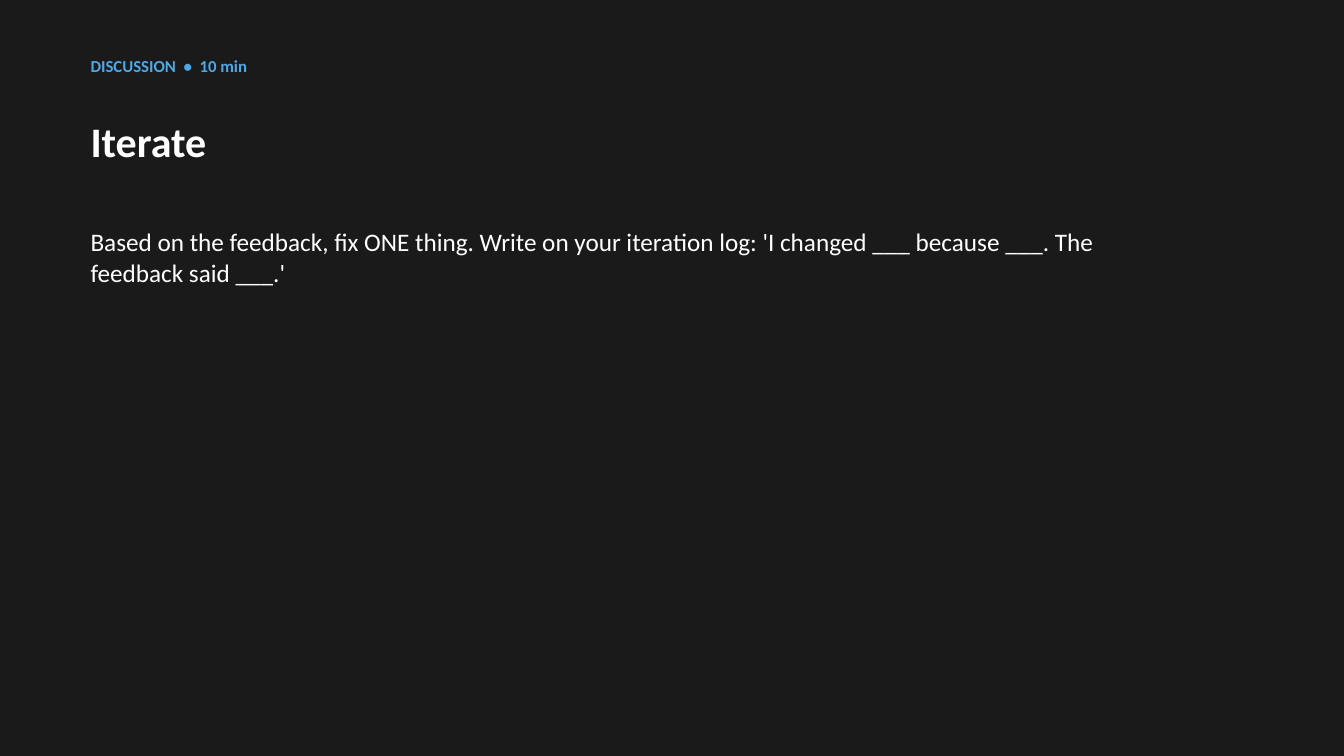
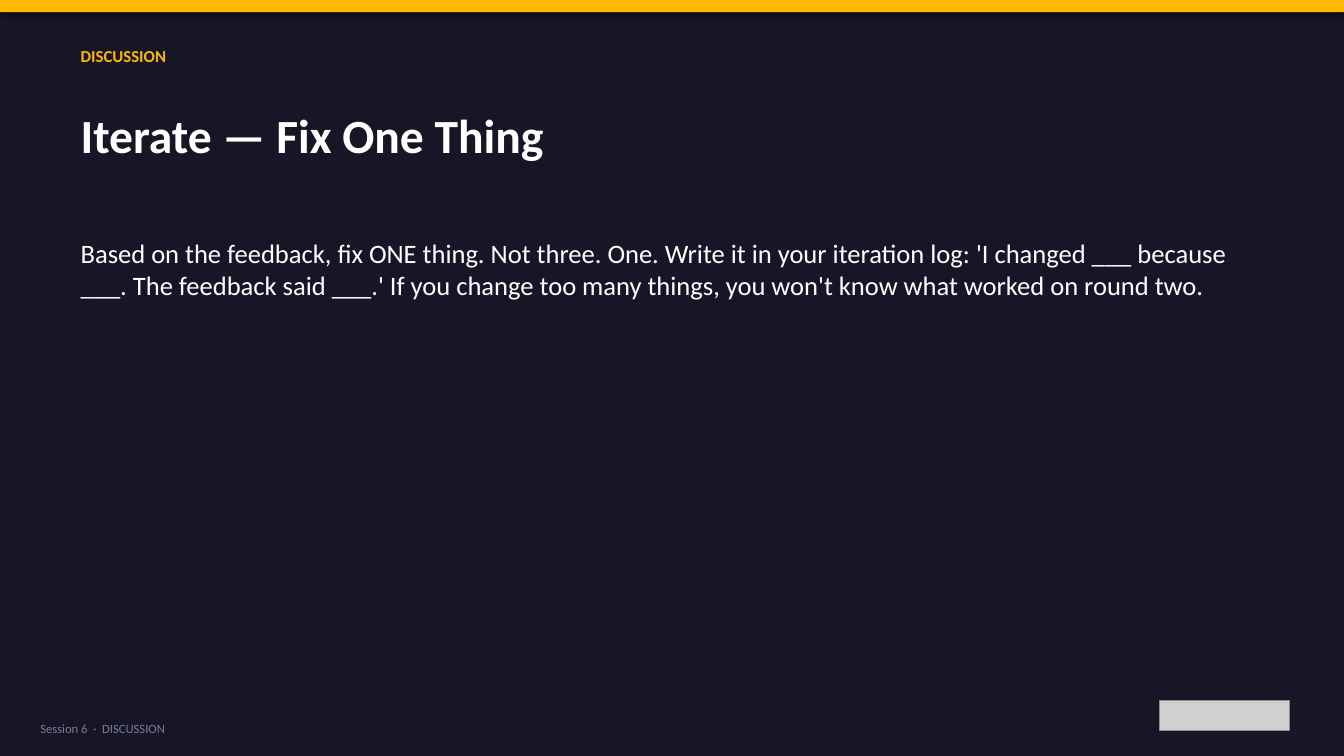
Before and after one commit to bh1ff/cpd-v2, a slide deck: slide 23 of assets/downloads/Session-6-Build-Something-Real.pptx (slide 11 before the commit). Drawn at 1344x756 pixels with LibreOffice and Linux fonts; fonts in the diff are those of the drawing; grey boxes stand for pictures. Boxes give left, top, right and bottom in pixels: in the first picture for what was removed or moved away, otherwise in the second. Text is boxed around its words. In the diff, an @@ line names an element or a change of style, - is before the commit and + after.

Commit message:
Session 6 rework: Build Something Real — build / test / iterate against 4 criteria
- 24 activities across D-A-K-D-C
- New LIA aim: leave with a working prototype to deploy with a real group in 4 weeks
- DISCOVER: Best Moment · Worst Moment · Quality Criteria Vote · Name a Good One · The Choose Test
- ACTIVITY: Define Your Group · Pick Your Tool · Build It (45 min strict) · One-Sentence Elevator · Self-Check · Readiness Stand-Up
- KEY IDEAS: Four criteria, three failures — Failure Mode Bingo · The 60-Second Rule · Whose Problem Are You Solving? · The Tool Dies Tomorrow Question
- DISCUSSION: Peer Test R1 · Iterate Fix One Thing · Peer Test R2 · Before vs After · The Critics' Circle
- CLOSING: Lightning Presentations · Programme Reflection · Final Takeaway · Deploy Date
- Opening Q: What does good digital youth work look like?
- Closing Q: If the tool changed tomorrow, what standards would still apply?
- Takeaway: deploy with real group within 4 weeks, write 1–2pp justification

```diff
--- a/assets/downloads/Session-6-Build-Something-Real.pptx
+++ b/assets/downloads/Session-6-Build-Something-Real.pptx
@@ background #1A1A1A to #161627 @@
@@ rectangle added at (0, 0, 1344, 12), fill #FFB800 @@
@@ text at (81, 51, 166, 62): text changed; text colour #4EA8E6 to #FFB800 @@
-DISCUSSION • 10 min
+DISCUSSION
@@ text at (81, 119, 544, 161): text changed; size 30 to 34 pt @@
-Iterate
+Iterate — Fix One Thing
@@ text at (81, 244, 1225, 300): text changed; size 18 to 19 pt @@
-Based on the feedback, fix ONE thing. Write on your iteration log: 'I changed ___ because ___. The feedback said ___.'
+Based on the feedback, fix ONE thing. Not three. One. Write it in your iteration log: 'I changed ___ because ___. The feedback said ___.' If you change too many things, you won't know what worked on round two.
@@ picture added at (1159, 701, 1290, 731) @@
@@ text added at (40, 724, 165, 733), 9 pt, text #7B7B96 @@
+Session 6 · DISCUSSION
```
Also in this commit, not shown: 13 other slides changed, 18 slides added, 4 slides removed, 3 other files.
